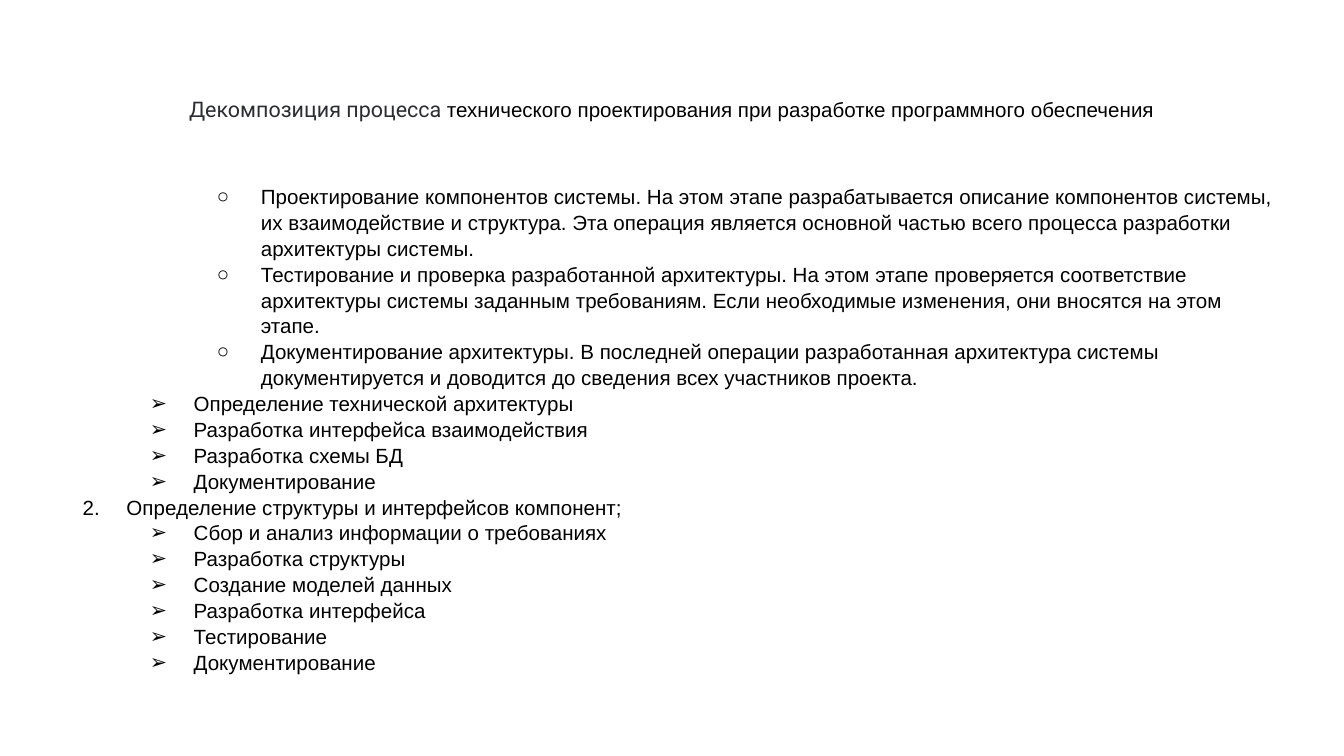
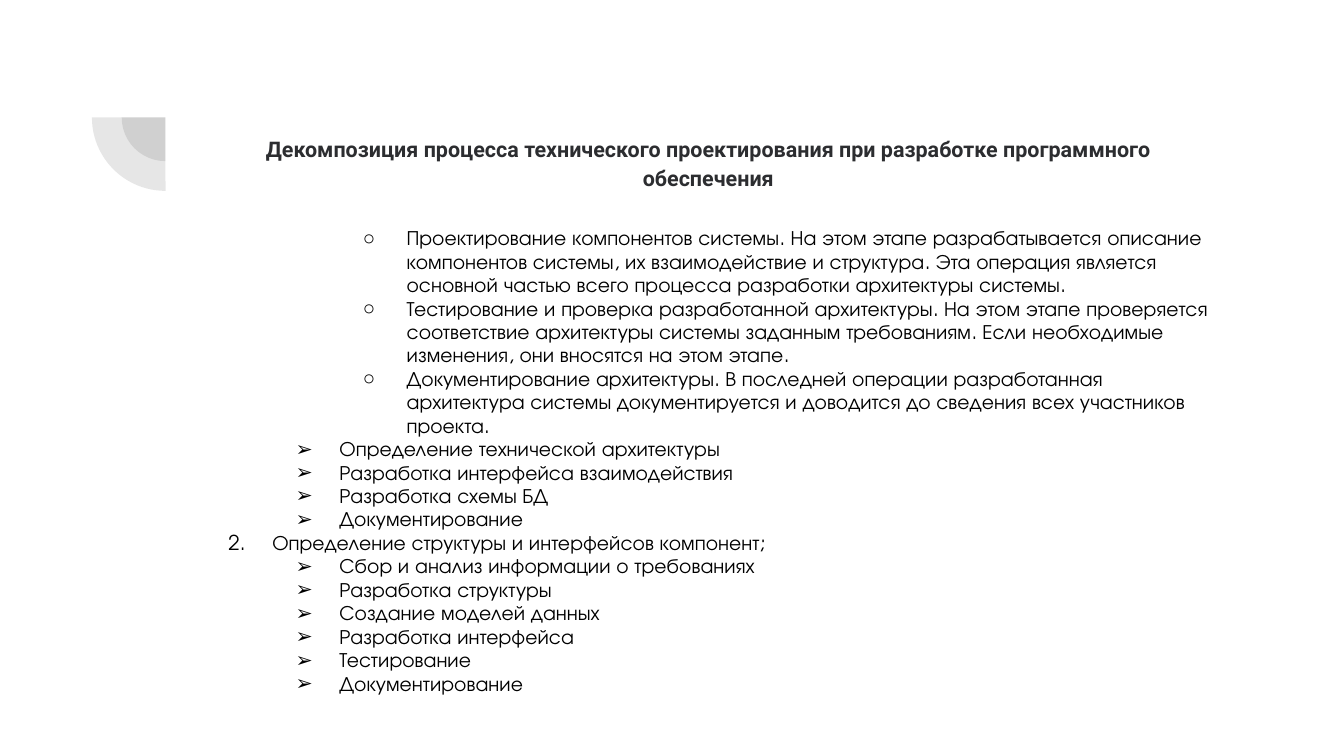
Before and after one commit to BlackStoneShadow/Business, a slide deck: slide 5 of Process/Lesson11/BPTotal.pptx. Drawn at 1344x756 pixels with LibreOffice and Linux fonts; fonts in the diff are those of the drawing. Boxes give left, top, right and bottom in pixels: in the first picture for what was removed or moved away, otherwise in the second. Text is boxed around its words. In the diff, an @@ line names an element or a change of style, - is before the commit and + after.

```diff
--- a/Process/Lesson11/BPTotal.pptx
+++ b/Process/Lesson11/BPTotal.pptx
@@ pie slice (boxed as its full ellipse) added at [91, 44, 238, 191], fill #424242 at 13% opacity @@
@@ pie slice (boxed as its full ellipse) added at [122, 74, 210, 161], fill #424242 at 13% opacity @@
@@ title "Декомпозиция процесса технического проектирования при ...": place and size @@
-title "Декомпозиция процесса технического проектирования при ..." at [189, 101, 1154, 122]
+title "Декомпозиция процесса технического проектирования при ..." at [266, 140, 1150, 186]
@@ title "Декомпозиция процесса технического проектирования при ..." at [266, 140, 1150, 186]: size 11 to 11.5 pt, font Arial to Roboto, text colour #000000 to #2C2D30, highlight none to #FFFFFF in "технического проектирования при разработке программного обес ..."; bold on @@
@@ text "Проектирование компонентов системы. На этом ...": place and size @@
-text "Проектирование компонентов системы. На этом ..." at [126, 189, 1271, 675]
+text "Проектирование компонентов системы. На этом ..." at [272, 231, 1207, 695]
@@ text "Проектирование компонентов системы. На этом ..." at [272, 231, 1207, 695]: font Arial to TeX Gyre Adventor; line spacing 1.05 to 0.95 @@
```
Also in this commit, not shown: 5 other slides changed, 4 slides added.
